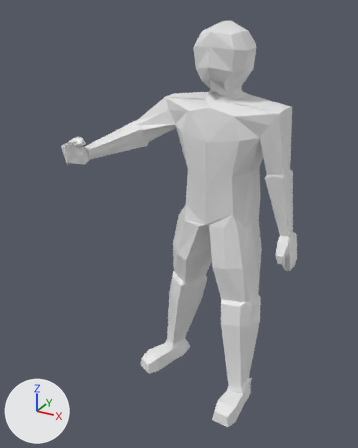
The Blender file characters/player/Char/char.blend: old version first, new version second.
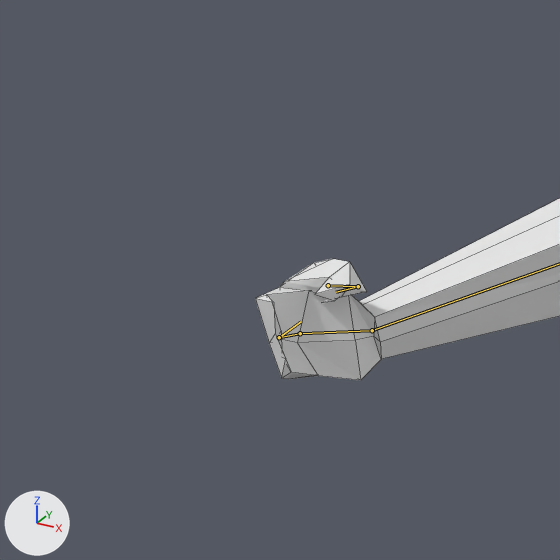
Each version is shown whole from a 50 mm lens placed at (2.288, -5.196, 4.768), pointed at (-0.38, -0.346, 2.343), then close up on the part from 1% to 36% of the width and 17% to 46% of the height. Lighting does not change. The marker at lower left points along +X, +Y and +Z. Both versions are drawn at frame 20 of the action 'attack_down'; the numbers are the values there. The bones that bend it are drawn over the model as lines in the close-ups. The close-ups show mesh edges as thin lines.

Names of what the first close-up shows: 'Char'.
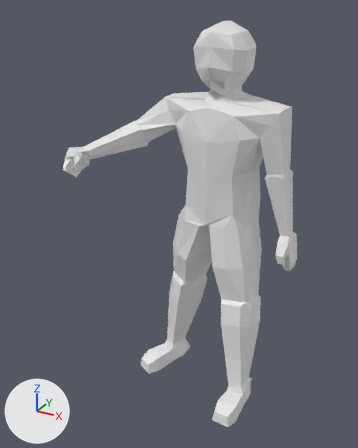
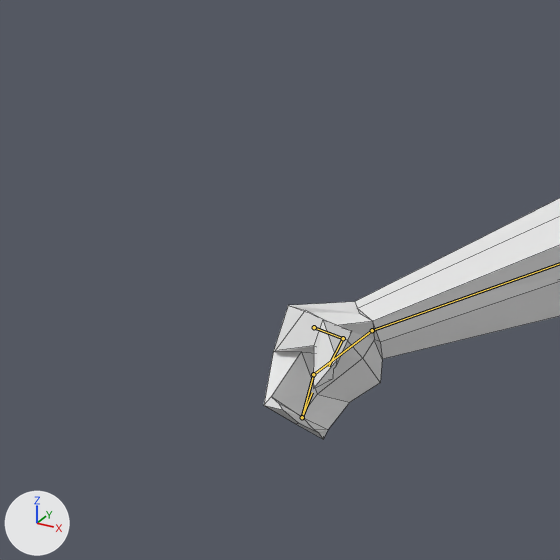
Where the change shows, as pixel boxes (x1, y1, x2, y2) in the close-ups (560 x 560 px):
'Char', posed: before (255, 198, 560, 380); after (264, 198, 560, 439)
bone 'hand.R', root to tip: before (372, 330) to (300, 333); after (372, 330) to (313, 374)

The edits, one by one:
Bone 'hand.R' (bone_hand_r) turns from (11, 20, 18) to (4, -2, -25) degrees about its own x, y and z.
